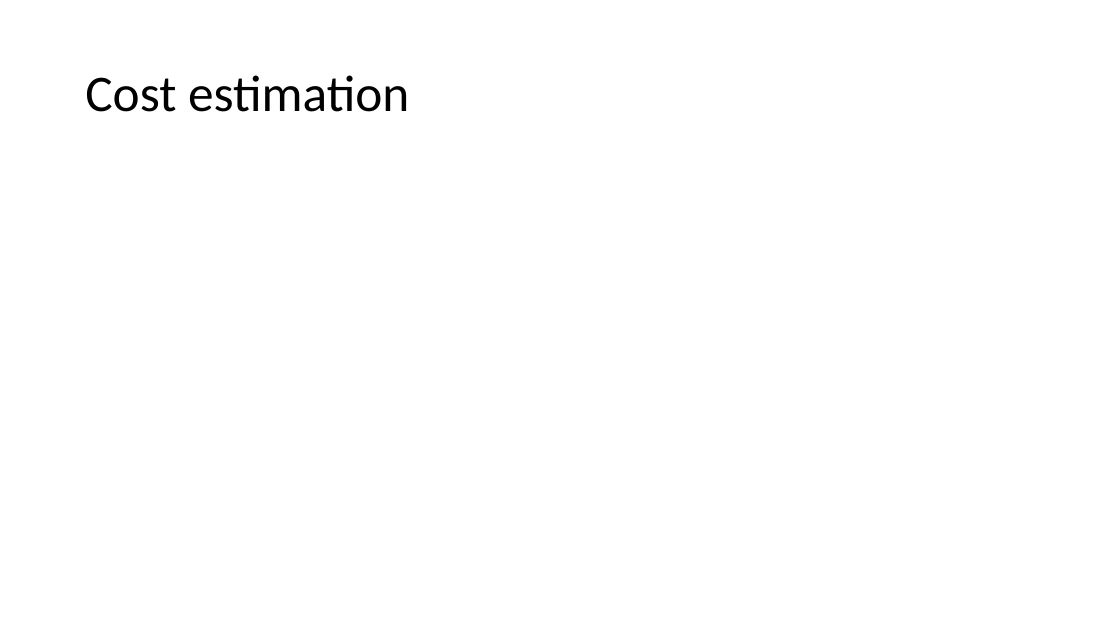
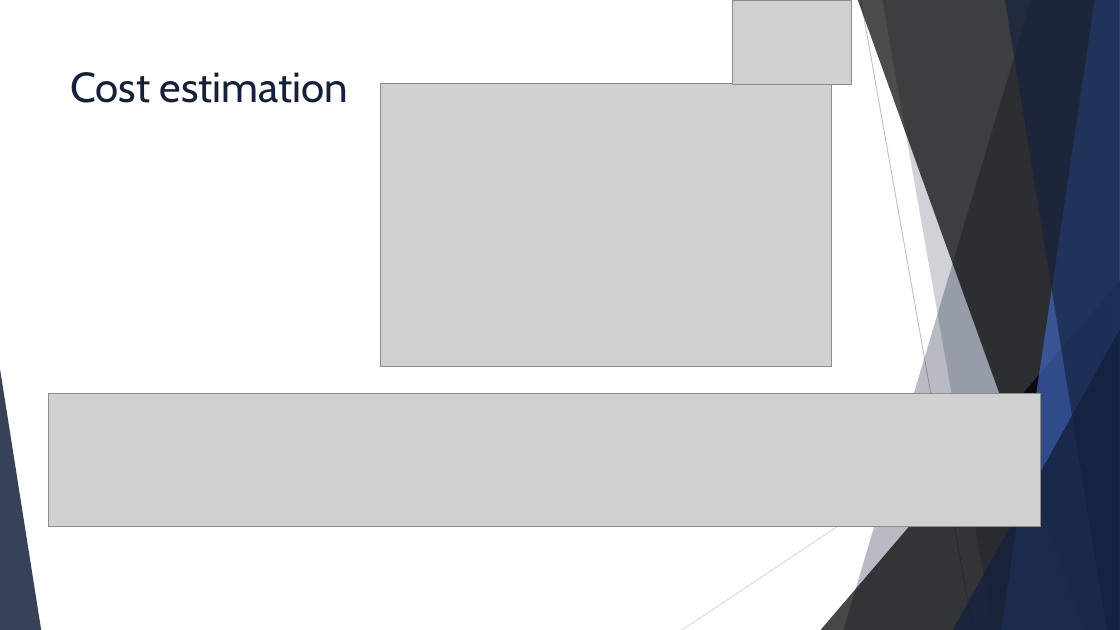
Before and after one commit to david2628/Work2Play, a slide deck: slide 10 of Final/W2P_final.pptx (slide 13 before the commit). Drawn at 1120x630 pixels with LibreOffice and Linux fonts; fonts in the diff are those of the drawing; grey boxes stand for pictures. Boxes give left, top, right and bottom in pixels: in the first picture for what was removed or moved away, otherwise in the second. Text is boxed around its words. In the diff, an @@ line names an element or a change of style, - is before the commit and + after.

```diff
--- a/Final/W2P_final.pptx
+++ b/Final/W2P_final.pptx
@@ picture added at box(733, 0, 853, 84) @@
@@ title "Cost estimation": place and size @@
-title "Cost estimation" at box(85, 75, 409, 112)
+title "Cost estimation" at box(71, 72, 348, 103)
@@ title "Cost estimation" at box(71, 72, 348, 103): size 44 to 36 pt, font Calibri to Cabin, text colour #000000 to #14213D; line spacing 0.9 to 1; vertical alignment middle to top @@
@@ picture added at box(381, 84, 832, 366) @@
@@ group added at box(0, 0, 1120, 630): 5 freeform shapes, 3 triangles, 2 lines @@
@@ picture added at box(49, 394, 1041, 527) @@
```
Also in this commit, not shown: 12 other slides changed, 12 slides added, 10 slides removed.
